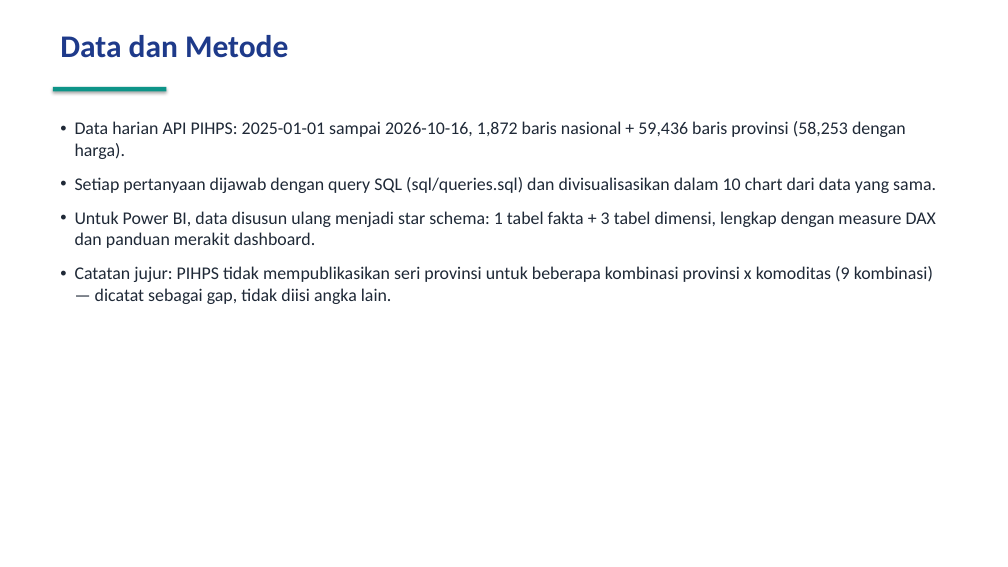
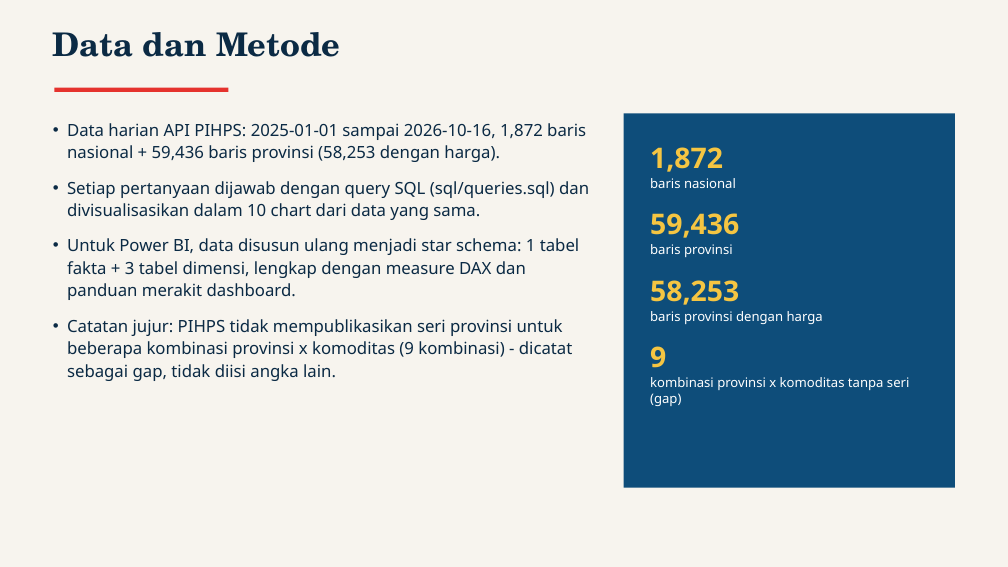
Before and after one commit to baghizash/harga-cabai-indonesia-2026, a slide deck: slide 3 of Portofolio-Analisis-Harga-Cabai.pptx. Drawn at 1008x567 pixels with LibreOffice and Linux fonts; fonts in the diff are those of the drawing. Boxes give left, top, right and bottom in pixels: in the first picture for what was removed or moved away, otherwise in the second. Text is boxed around its words. In the diff, an @@ line names an element or a change of style, - is before the commit and + after.

```diff
--- a/Portofolio-Analisis-Harga-Cabai.pptx
+++ b/Portofolio-Analisis-Harga-Cabai.pptx
@@ background #FFFFFF to #F7F4EE @@
@@ text "Data dan Metode" at (53,32,340,57): size 30 to 31 pt, font Calibri to TeX Gyre Schola, text colour #1E3A8A to #0B2A44 @@
@@ rectangle: place and size @@
-rectangle at (53,87,166,91)
+rectangle at (54,88,228,92)
@@ rectangle at (54,88,228,92): fill #0D9488 to #E5322D; shadow off @@
@@ rectangle added at (624,113,955,488), fill #0E4D7A @@
@@ text at (67,123,589,300): size 17 to 16 pt, font Calibri to Noto Sans, text colour #1F2937 to #0B2A44 in "Data harian API PIHPS: 2025-01-01 sampai 2026-10-16, ...", "Setiap pertanyaan dijawab dengan query SQL (sql/queries.sql) ...", "Untuk Power BI, data disusun ulang menjadi ..."; line spacing 1 to 1.12 @@
@@ text added at (650,147,909,406), 12.5 pt, text #FFFFFF @@
+1,872
+baris nasional
+59,436
+baris provinsi
+58,253
+baris provinsi dengan harga
+9
+kombinasi provinsi x komoditas tanpa seri (gap)
@@ text at (67,319,573,381): text changed; size 17 to 16 pt; font Calibri to Noto Sans; text colour #1F2937 to #0B2A44 @@
-• Catatan jujur: PIHPS tidak mempublikasikan seri provinsi untuk beberapa kombinasi provinsi x komoditas (9 kombinasi) — dicatat sebagai gap, tidak diisi angka lain.
+• Catatan jujur: PIHPS tidak mempublikasikan seri provinsi untuk beberapa kombinasi provinsi x komoditas (9 kombinasi) - dicatat sebagai gap, tidak diisi angka lain.
```
Also in this commit, not shown: 9 other slides changed.
